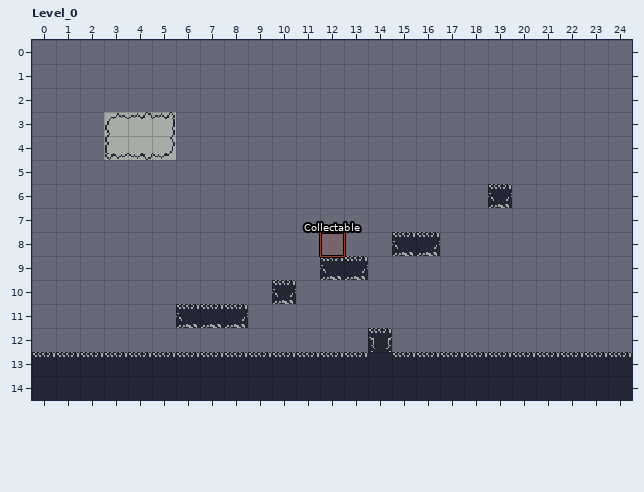
An edit to a level. LDtk project, source.pdx/levels/world.ldtk. That is the earlier state.
Cells are 16x16 px. Shown: Level_0 x 0..24, y 0..14. The commit also changed other parts of the map, which this record leaves out.
After the commit:
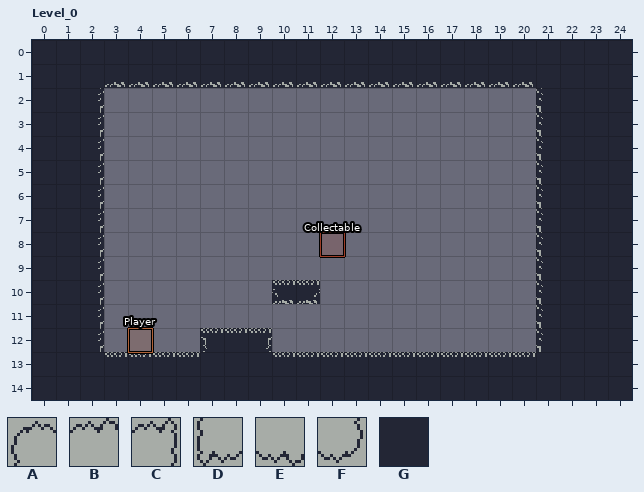
Key: from "Clouds": A 9, B 10, C 11, D 17, E 18, F 19; from "Walls": G 1.
_ is an empty cell, . an unchanged one.
Objects are placed by their top-left corner, in cells (3,4 is the top-left corner of cell 3,4); size is 1x1 cell unless given.
The author wrote: fixed three player entities
From old to new:
--- layer "Walls"
@@ x 0..24 @@
- 0 _________________________
- 1 _________________________
- 2 ___..................____
- 3 ___..................____
- 4 ___..................____
- 5 ___..................____
- 6 ___................G.____
- 7 ___..................____
- 8 ___............GG....____
- 9 ___.........GG.......____
-10 ___........_.........____
-11 ___...GGG............____
-12 ___....___....G......____
+ 0 GGGGGGGGGGGGGGGGGGGGGGGGG
+ 1 GGGGGGGGGGGGGGGGGGGGGGGGG
+ 2 GGG..................GGGG
+ 3 GGG..................GGGG
+ 4 GGG..................GGGG
+ 5 GGG..................GGGG
+ 6 GGG................_.GGGG
+ 7 GGG..................GGGG
+ 8 GGG............__....GGGG
+ 9 GGG.........__.......GGGG
+10 GGG........G.........GGGG
+11 GGG...___............GGGG
+12 GGG....GGG...._......GGGG
--- layer "Entities"
+"Player" rectangle at 4,12
--- layer "Clouds"
@@ x 3..5 @@
- 3 ABC
- 4 DEF
+ 3 ___
+ 4 ___
